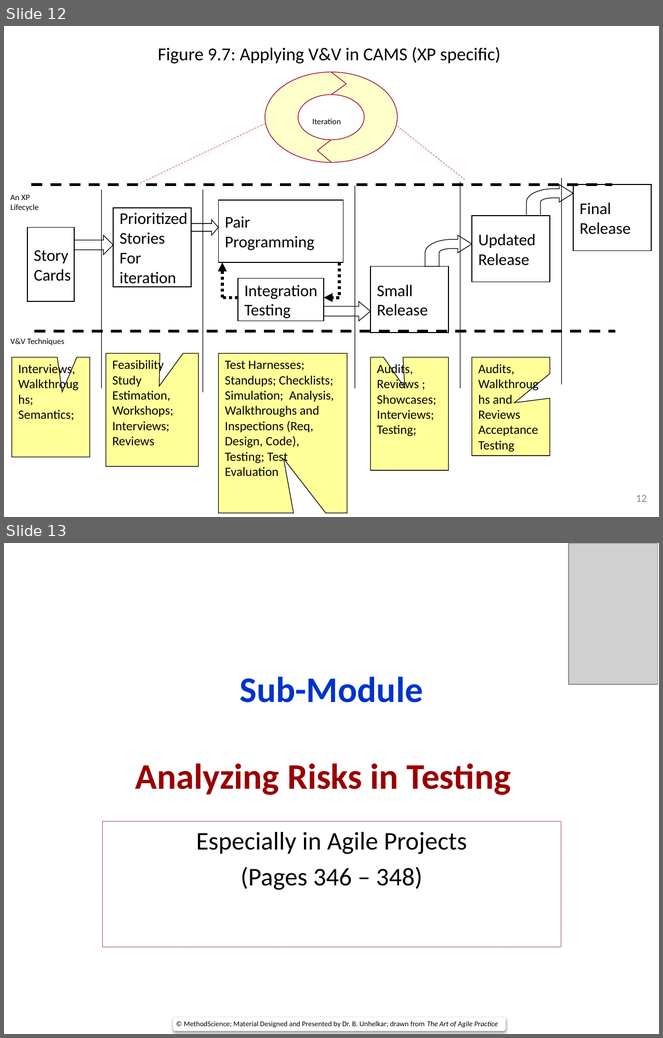
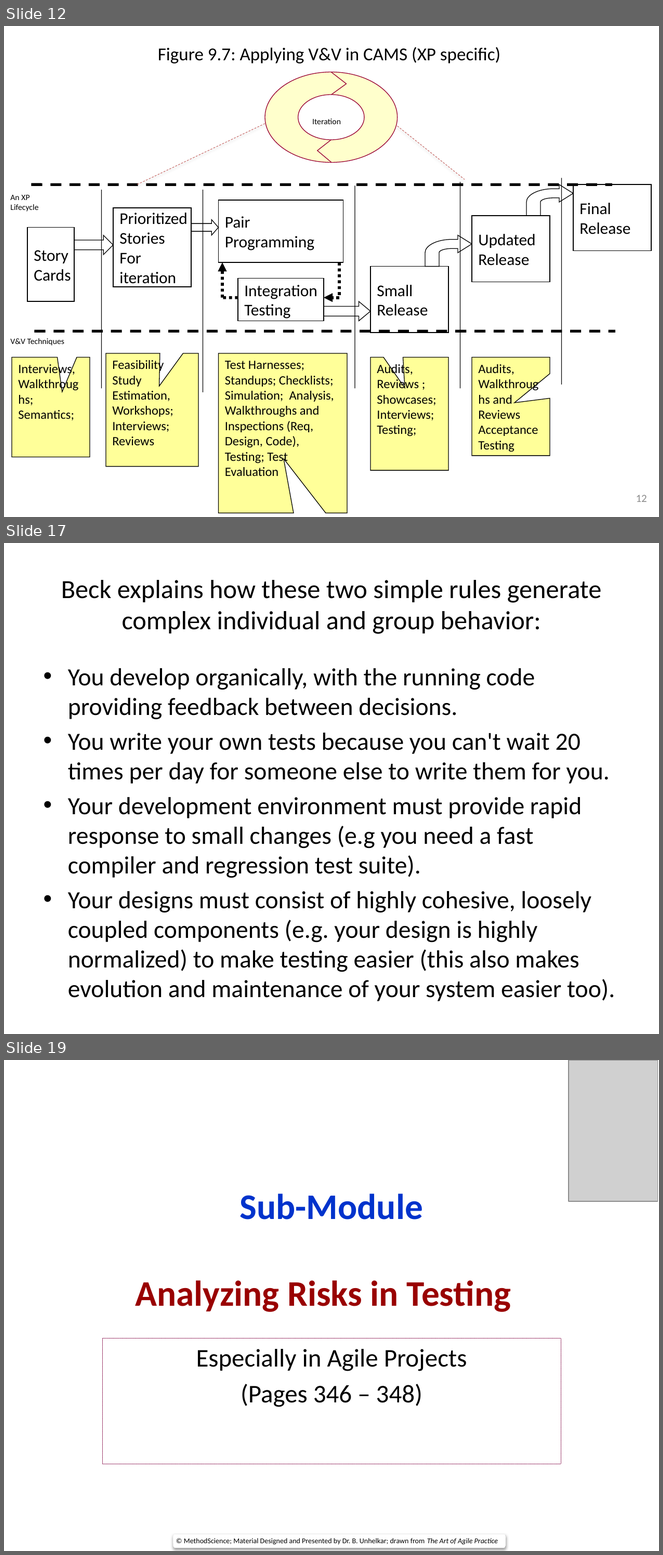
Before and after one commit to USNMasterEmSys2018/System-Engineering, a slide deck: Project management/APM_Week_15_CAMS_Quality & Testing.pptx. Shown one above the other, each under a label of ours: slides 12 and 13 before the commit, slides 12, 17 and 19 after it; the slides between them are not shown. The pictures are 663x1038 and 663x1555 pixels, drawn with LibreOffice and Linux fonts; fonts in the diff are those of the drawing; grey boxes stand for pictures. Boxes give left, top, right and bottom in pixels: in the first picture for what was removed or moved away, otherwise in the second. Text is boxed around its words. In the diff, an @@ line names an element or a change of style, - is before the commit and + after.

Commit message:
update of quality and testing

```diff
--- a/Project management/APM_Week_15_CAMS_Quality & Testing.pptx
+++ b/Project management/APM_Week_15_CAMS_Quality & Testing.pptx
@@ slide 17 added at (4, 543, 659, 1034), background #FFFFFF @@
@@ title added at (61, 580, 601, 634), 28.8 pt, text #000000 @@
+Beck explains how these two simple rules generate complex individual and group behavior:
@@ text added at (68, 668, 610, 973), 27.2 pt, text #000000 @@
+• You develop organically, with the running code providing feedback between decisions.
+• You write your own tests because you can't wait 20 times per day for someone else to write them for you.
+• Your development environment must provide rapid response to small changes (e.g you need a fast compiler and regression test suite).
+• Your designs must consist of highly cohesive, loosely coupled components (e.g. your design is highly normalized) to make testing easier (this also makes evolution and maintenance of your system easier too).
@@ what was slide 13 is now slide 19 @@
```
Also in this commit, not shown: 1 slide changed, 5 other slides added.
